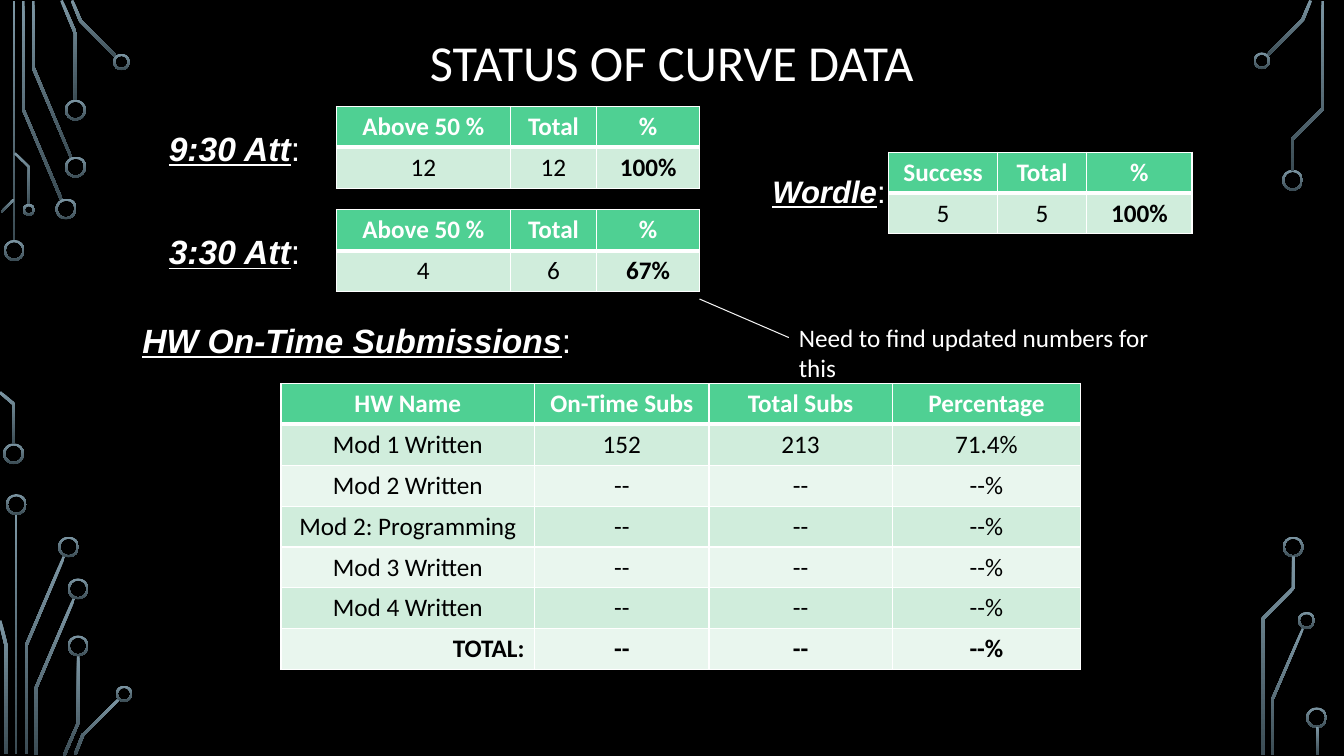
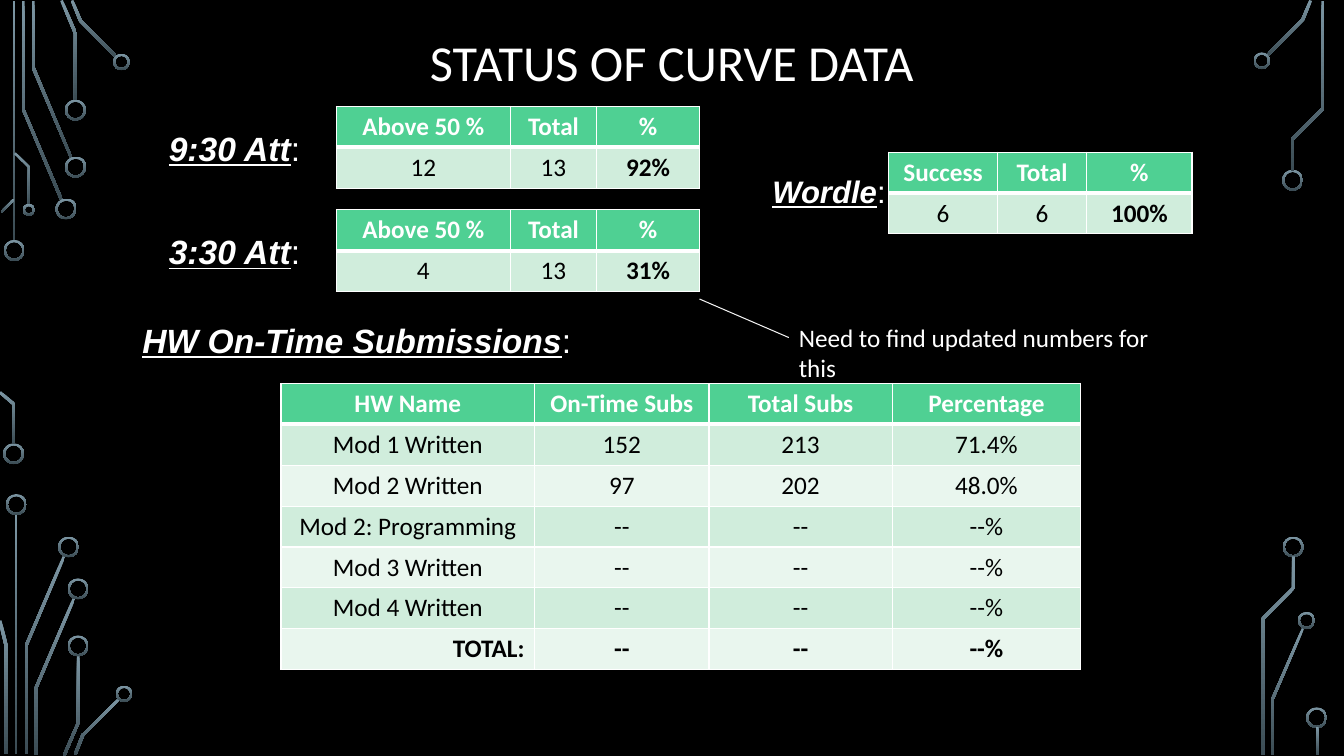
Before and after one commit to markfloryan/dmt2, a slide deck: slide 13 of slides/00-DailyAnnouncements.pptx (slide 12 before the commit). Drawn at 1344x756 pixels with LibreOffice and Linux fonts; fonts in the diff are those of the drawing; background and template pictures are left out. Boxes give left, top, right and bottom in pixels: in the first picture for what was removed or moved away, otherwise in the second. Text is boxed around its words. In the diff, an @@ line names an element or a change of style, - is before the commit and + after.

```diff
--- a/slides/00-DailyAnnouncements.pptx
+++ b/slides/00-DailyAnnouncements.pptx
@@ table at [337, 107, 700, 189] @@
-row 2, column 2: 12
+row 2, column 2: 13
-row 2, column 3: 100%
+row 2, column 3: 92%
@@ table at [889, 152, 1193, 234] @@
-row 2, column 1: 5
+row 2, column 1: 6
-row 2, column 2: 5
+row 2, column 2: 6
@@ table at [337, 210, 700, 291] @@
-row 2, column 2: 6
+row 2, column 2: 13
-row 2, column 3: 67%
+row 2, column 3: 31%
@@ table at [281, 383, 1082, 669] @@
-row 3: Mod 2 Written | -- | -- | --%
+row 3: Mod 2 Written | 97 | 202 | 48.0%
```
Also in this commit, not shown: 1 slide added, 5 other files.
